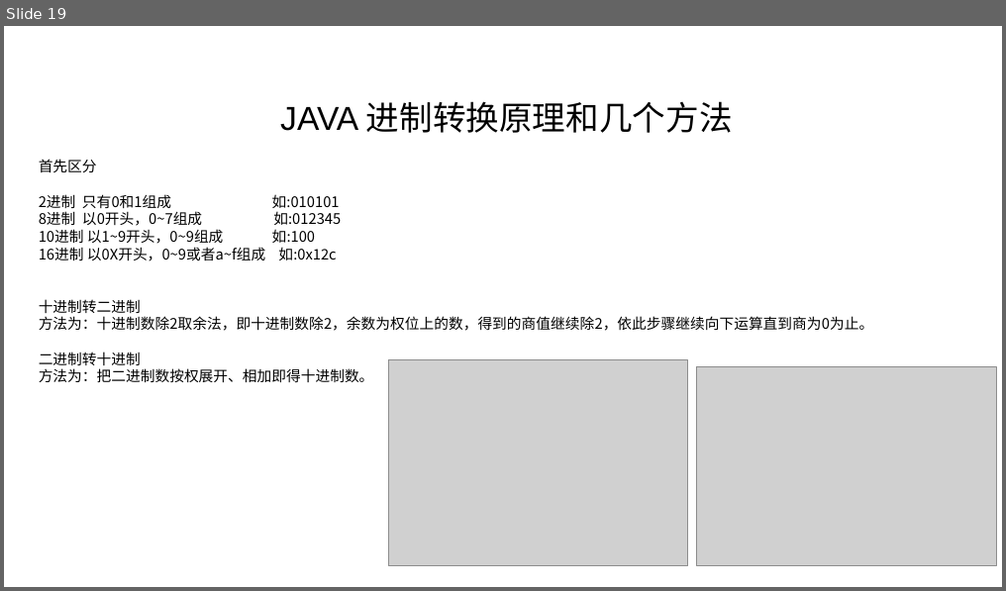
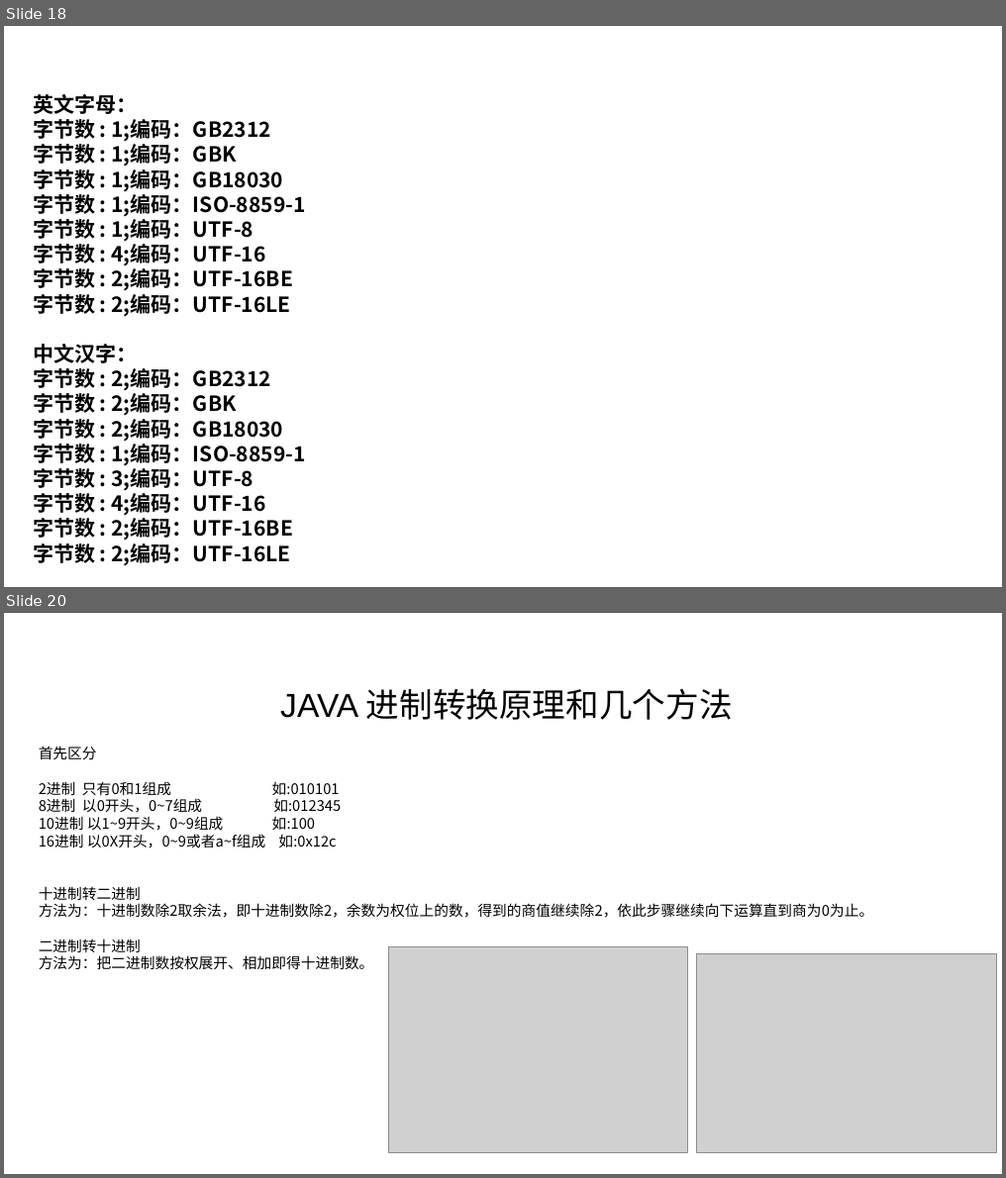
Before and after one commit to linkknown/PPT, a slide deck: 基础PPT/第1章：Java编程基础.pptx. Shown one above the other, each under a label of ours: slide 19 before the commit, slides 18 and 20 after it; the slides between them are not shown. The pictures are 1006x591 and 1006x1178 pixels, drawn with LibreOffice and Linux fonts; fonts in the diff are those of the drawing; grey boxes stand for pictures; background and template pictures are left out. Boxes give left, top, right and bottom in pixels: in the first picture for what was removed or moved away, otherwise in the second. Text is boxed around its words. In the diff, an @@ line names an element or a change of style, - is before the commit and + after.

```diff
--- a/基础PPT/第1章：Java编程基础.pptx
+++ b/基础PPT/第1章：Java编程基础.pptx
@@ slide 18 added at [4, 26, 1002, 587], background picture (left out) @@
@@ text added at [33, 94, 306, 566], 20 pt, text #000000, bold @@
+英文字母：
+字节数 : 1;编码：GB2312
+字节数 : 1;编码：GBK
+字节数 : 1;编码：GB18030
+字节数 : 1;编码：ISO-8859-1
+字节数 : 1;编码：UTF-8
+字节数 : 4;编码：UTF-16
+字节数 : 2;编码：UTF-16BE
+字节数 : 2;编码：UTF-16LE
+中文汉字：
+字节数 : 2;编码：GB2312
+字节数 : 2;编码：GBK
+字节数 : 2;编码：GB18030
+字节数 : 1;编码：ISO-8859-1
+字节数 : 3;编码：UTF-8
+字节数 : 4;编码：UTF-16
+字节数 : 2;编码：UTF-16BE
+字节数 : 2;编码：UTF-16LE
@@ what was slide 19 is now slide 20 @@
```
Also in this commit, not shown: 1 slide changed, 1 slide removed, 3 other files.
